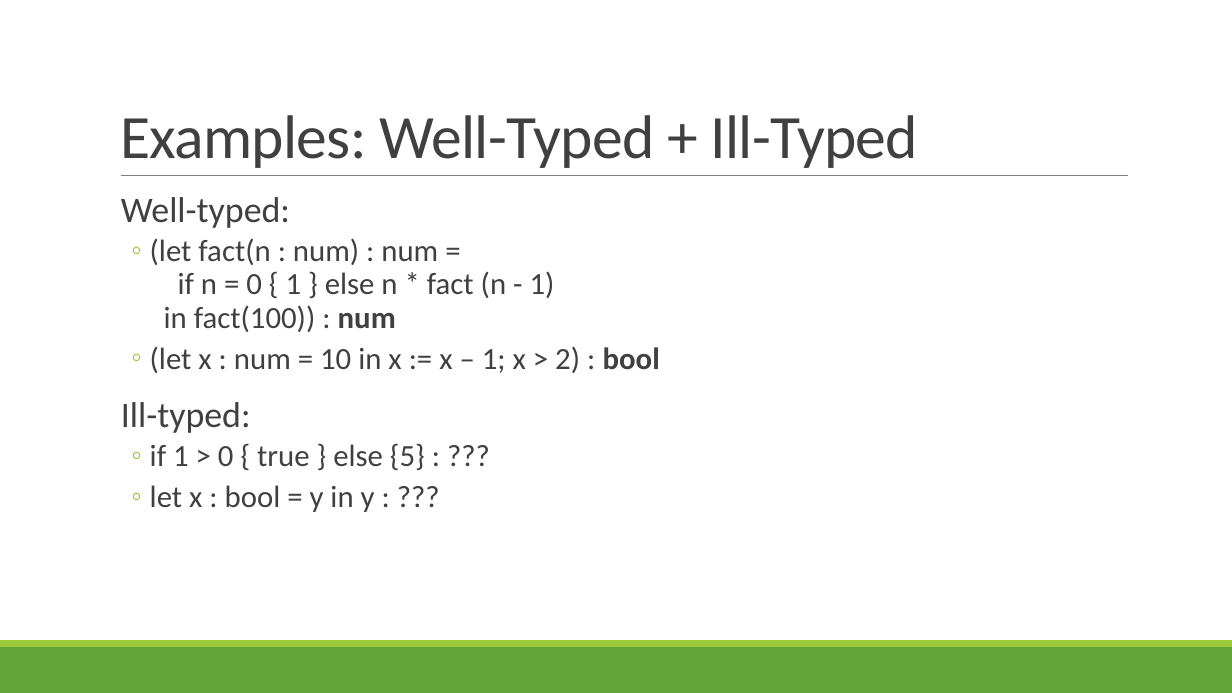
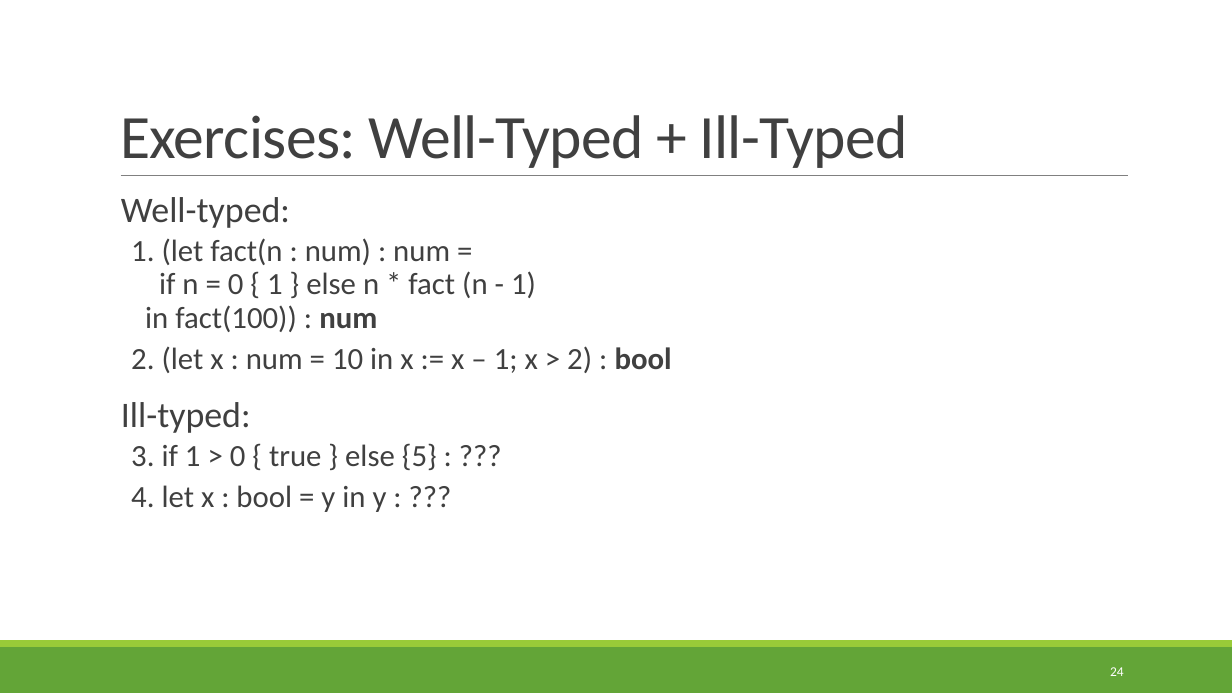
Before and after one commit to rbohrer/pl-course, a slide deck: slide 24 of LectureSlides/07Types.pptx. Drawn at 1232x693 pixels with LibreOffice and Linux fonts; fonts in the diff are those of the drawing. Boxes give left, top, right and bottom in pixels: in the first picture for what was removed or moved away, otherwise in the second. Text is boxed around its words. In the diff, an @@ line names an element or a change of style, - is before the commit and + after.

```diff
--- a/LectureSlides/07Types.pptx
+++ b/LectureSlides/07Types.pptx
@@ title at (x1=120, y1=115, x2=907, y2=168): text changed @@
-Examples: Well-Typed + Ill-Typed
+Exercises: Well-Typed + Ill-Typed
@@ text at (x1=131, y1=238, x2=672, y2=373): text changed @@
-  ◦ (let fact(n : num) : num =
-    if n = 0 { 1 } else n * fact (n - 1)
-    in fact(100)) : num
-  ◦ (let x : num = 10 in x := x – 1; x > 2) : bool
+  1. (let fact(n : num) : num =
+  if n = 0 { 1 } else n * fact (n - 1)
+  in fact(100)) : num
+  2. (let x : num = 10 in x := x – 1; x > 2) : bool
@@ text at (x1=131, y1=443, x2=437, y2=512): text changed @@
-  ◦ if 1 > 0 { true } else {5} : ???
-  ◦ let x : bool = y in y : ???
+  3. if 1 > 0 { true } else {5} : ???
+  4. let x : bool = y in y : ???
@@ page number added at (x1=1110, y1=667, x2=1124, y2=676), 10.5 pt, text #FFFFFF @@
+24
```
Also in this commit, not shown: 70 other slides changed, 1 slide removed.
